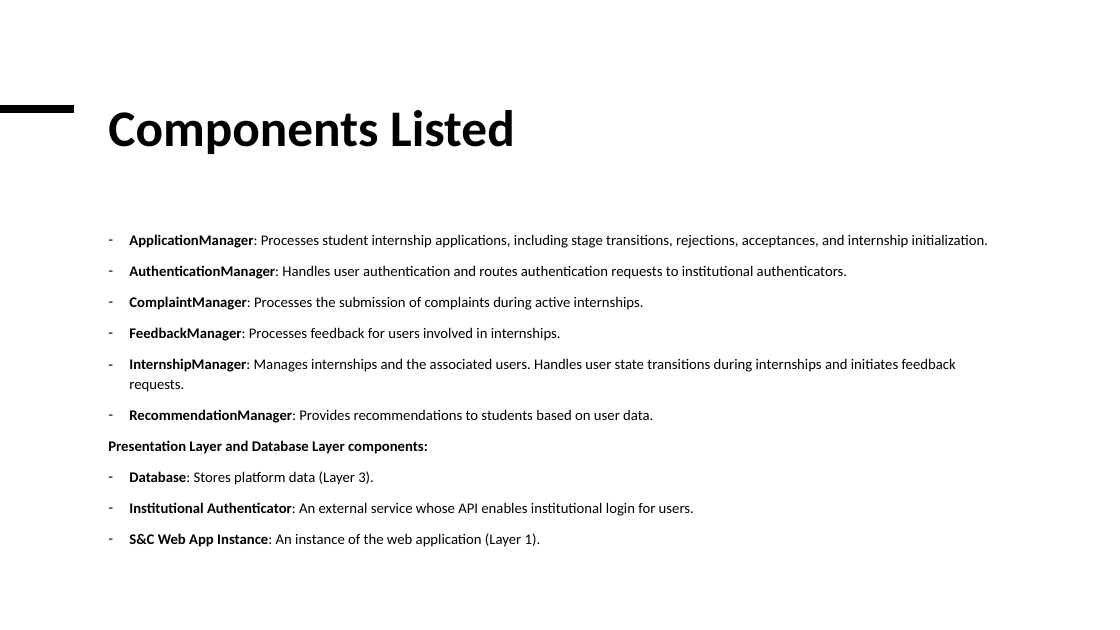
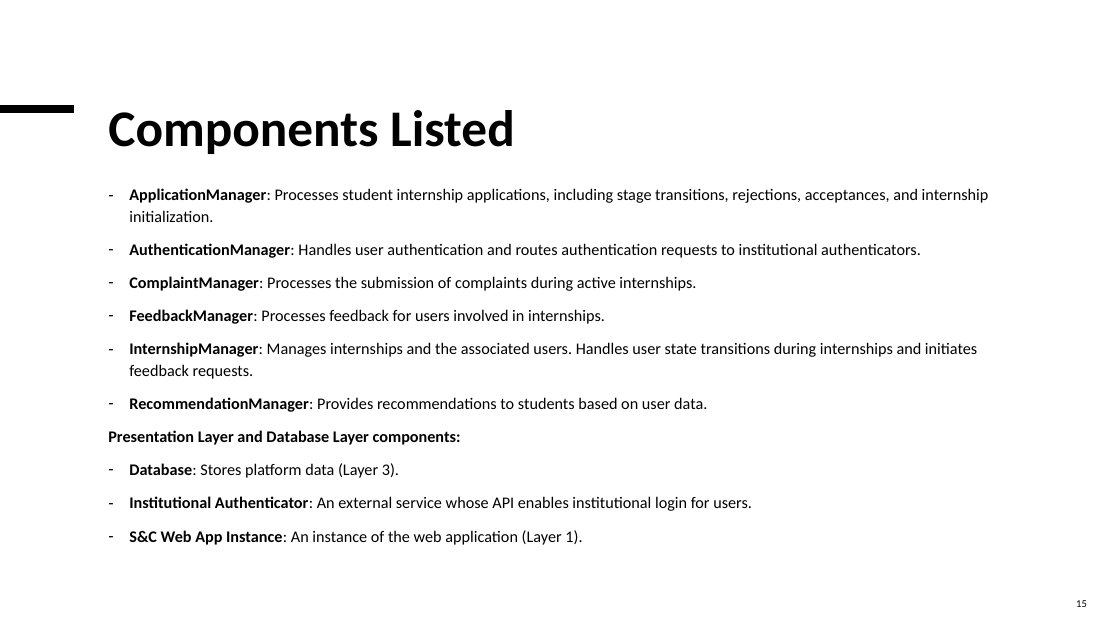
Before and after one commit to EdinZiga/DimicTatalovicZiga, a slide deck: slide 15 of Presentation/Presentation.pptx. Drawn at 1120x630 pixels with LibreOffice and Linux fonts; fonts in the diff are those of the drawing. Boxes give left, top, right and bottom in pixels: in the first picture for what was removed or moved away, otherwise in the second. Text is boxed around its words. In the diff, an @@ line names an element or a change of style, - is before the commit and + after.

```diff
--- a/Presentation/Presentation.pptx
+++ b/Presentation/Presentation.pptx
@@ text "ApplicationManager: Processes student internship application ...": place and size @@
-text "ApplicationManager: Processes student internship application ..." at <box>108,234,988,547</box>
+text "ApplicationManager: Processes student internship application ..." at <box>108,188,989,545</box>
@@ text "ApplicationManager: Processes student internship application ..." at <box>108,188,989,545</box>: size 12.6 to 13.9 pt @@
@@ page number added at <box>1076,600,1087,607</box>, 9 pt, text #000000 @@
+15
```
Also in this commit, not shown: 16 other slides changed, 3 slides added, 1 other file.
